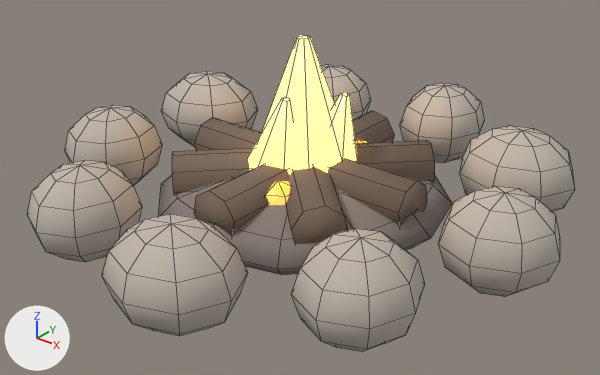
The Blender file art/blender/campfire.blend as it was, and as the next commit left it.
Camera for both pictures: a camera (50 mm lens) standing at (1.138, -1.435, 0.942) and looking at (0.033, -0.054, 0.085). Lighting does not change. The marker at lower left points along +X, +Y and +Z. The older version comes first. Mesh edges are drawn as thin lines.

The first picture shows 'Campfire'.
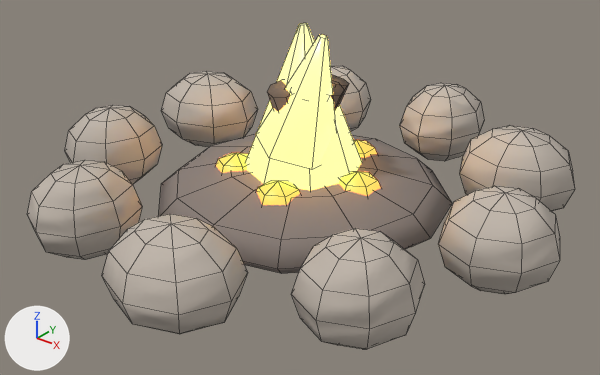
Where the change shows, as pixel boxes (x1, y1, x2, y2) in the pictures (600 x 375 px; the box of a moved part takes in the faces that stretch with it):
'Campfire', surface changed, reshaped: before (27, 36, 575, 352); after (27, 23, 575, 349)
part 1 of me_campfiremesh, deleted: before (248, 97, 293, 170)
part 2 of me_campfiremesh, moved or reshaped: before (47, 36, 561, 352); after (48, 23, 561, 349)

Edits to the bpy script that builds the scene:
```text
Add img_clay_normal_png:
    img_clay_normal_png = load_image('clay_normal.png', '../../godot/assets/textures/clay_normal.png', 512, 512, 'Non-Color')
Change mat_claystone:
    add n2 = _N.new('ShaderNodeTexImage'); n2.name = 'Image Texture'
    add n2.image = img_clay_normal_png
    add n3 = _N.new('ShaderNodeNormalMap'); n3.name = 'Normal Map'
    add n3.inputs[0].default_value = 0.85  # 'Strength'
    where n0 = _N.new('ShaderNodeBsdfPrincipled'); n0.name = 'Principled BSDF'
    add _L.new(n2.outputs[0], n3.inputs[1])  # 'Color' to 'Color'
    add _L.new(n3.outputs[0], n0.inputs[5])  # 'Normal' to 'Normal'
Change me_campfiremesh:
    used by ob_campfire; location = (0.0, 0.0, 0.0)
    remove me_campfiremesh.from_pydata(...)  # 656 vertices, 698 faces; spans x -0.638..0.65, y -0.642..0.642, z -0.046..0.43
    add me_campfiremesh.from_pydata(...)  # 632 vertices, 682 faces; spans x -0.638..0.65, y -0.642..0.642, z 0.0..0.46
    me_campfiremesh part 1: the loose piece of 12 vertices spanning x -0.101..0.035, y -0.159..0.001, z 0.078..0.309 is deleted
    me_campfiremesh part 2
    12 vertices are removed from x -0.31..0.31, y -0.31..0.31, z 0.039..0.161
    20 faces are deleted
    72 vertices in x -0.563..0.585, y -0.577..0.577, z -0.006 move by (0.0, 0.0, 0.006)
    12 vertices in x -0.18..0.18, y -0.18..0.18, z -0.035 move by (0.0, 0.0, 0.035)
    12 vertices in x -0.312..0.312, y -0.312..0.312, z -0.003 move by (0.0, 0.0, 0.003)
    9 vertices in x -0.489..0.52, y -0.512..0.512, z -0.02 move by (0.0, 0.0, 0.02)
    81 vertices move from x -0.31..0.31, y -0.31..0.31, z -0.046..0.43 to x -0.15..0.15, y -0.15..0.15, z 0.0..0.46
    12 vertices are added at x -0.101..0.097, y -0.097..0.101, z 0.0..0.337
    20 new faces join them, mat_charredwood (brown #7c6959)
    other edits to the shape of me_campfiremesh do not show in these pictures
```
